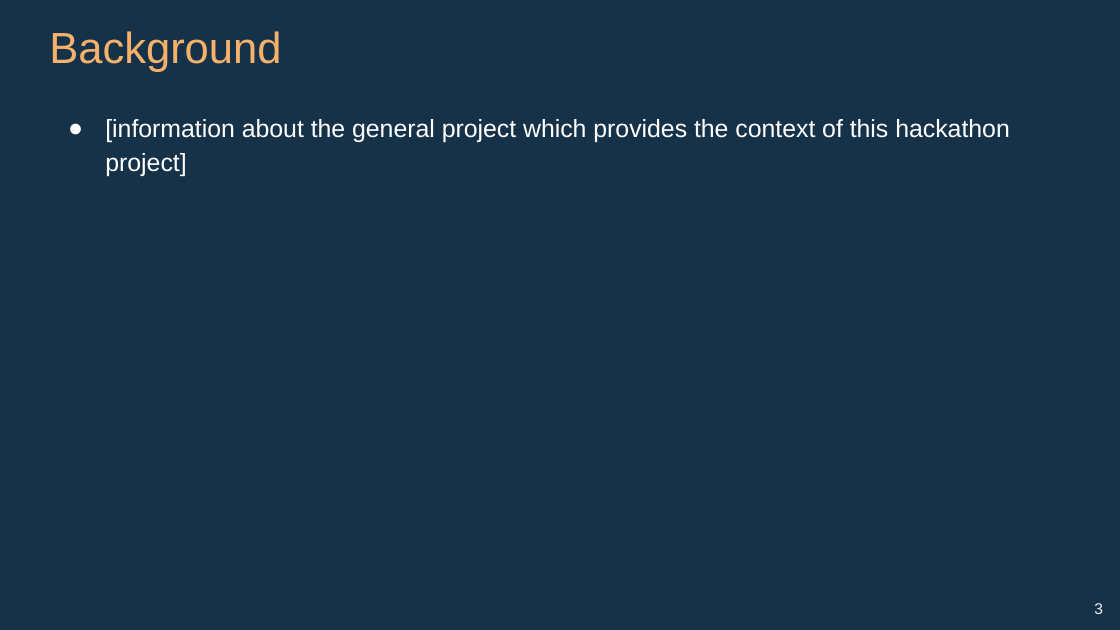
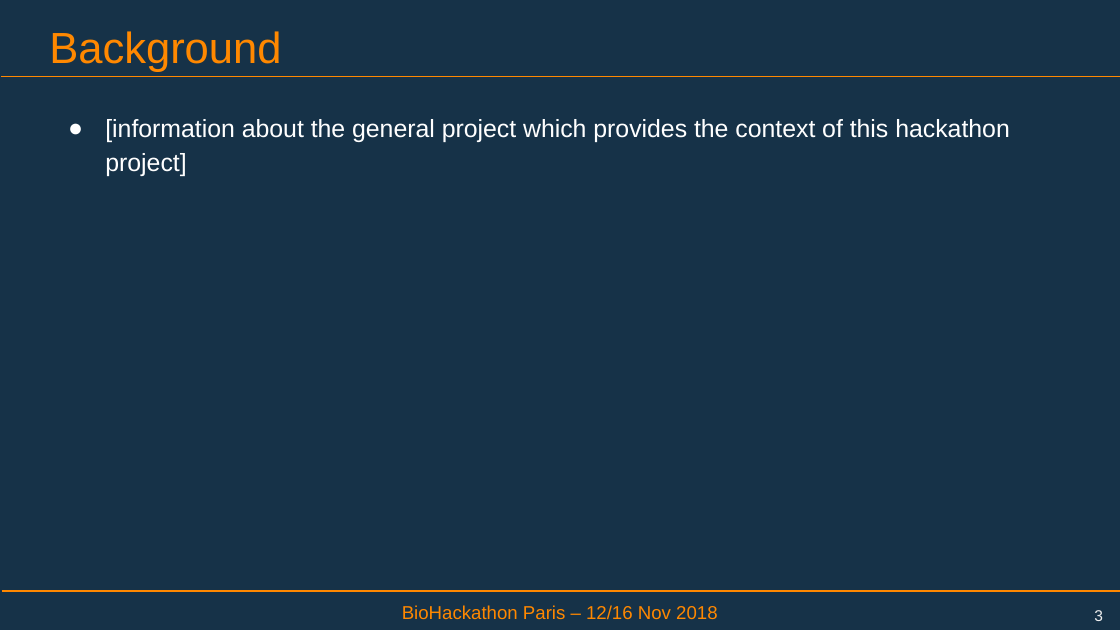
Before and after one commit to elixir-europe/BioHackathon, a slide deck: slide 3 of templates/Biohackathon-presentation_template.pptx. Drawn at 1120x630 pixels with LibreOffice and Linux fonts; fonts in the diff are those of the drawing; background and template pictures are left out. Boxes give left, top, right and bottom in pixels: in the first picture for what was removed or moved away, otherwise in the second. Text is boxed around its words. In the diff, an @@ line names an element or a change of style, - is before the commit and + after.

```diff
--- a/templates/Biohackathon-presentation_template.pptx
+++ b/templates/Biohackathon-presentation_template.pptx
@@ title "Background" at (49,31,281,72): text colour #F6B26B to #FF8800 @@
@@ line added from (1, 76) to (1120, 76), #FF8800 0.75 pt @@
@@ line added from (2, 591) to (1120, 591), #FF8800 0.75 pt @@
@@ page number: place and size @@
-page number at (1094,603,1103,614)
+page number at (1094,610,1103,621)
@@ text added at (402,605,717,620), 12 pt, text #FF8800 @@
+BioHackathon Paris – 12/16 Nov 2018
```
Also in this commit, not shown: 10 other slides changed, 1 other file.
